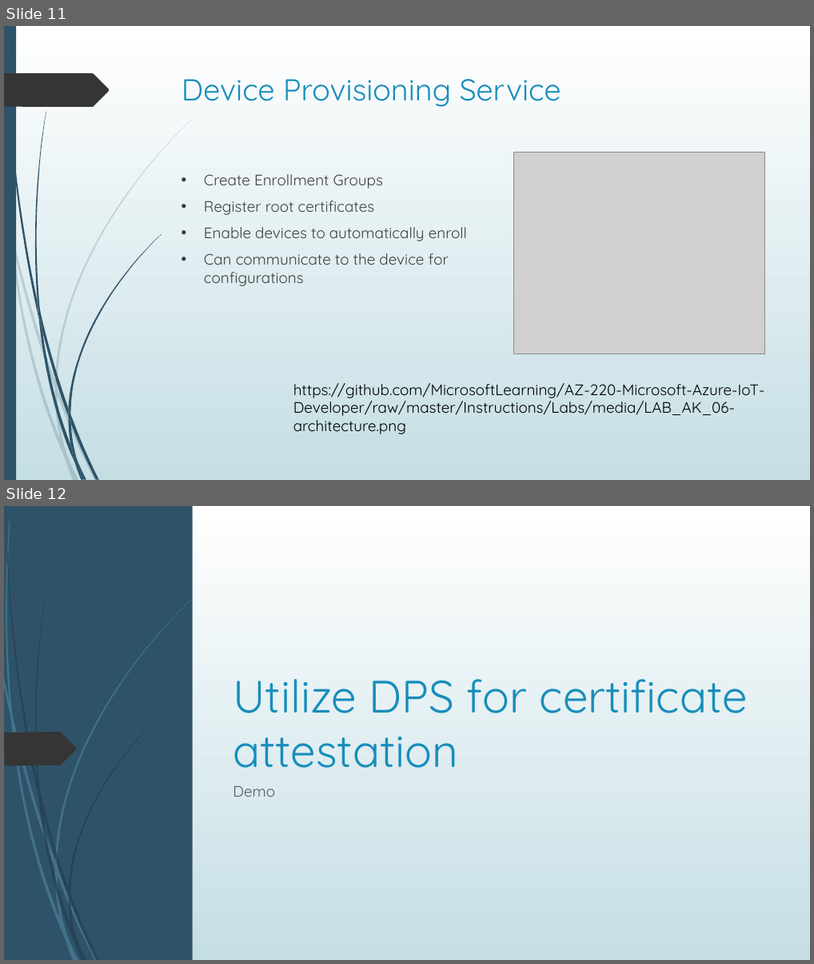
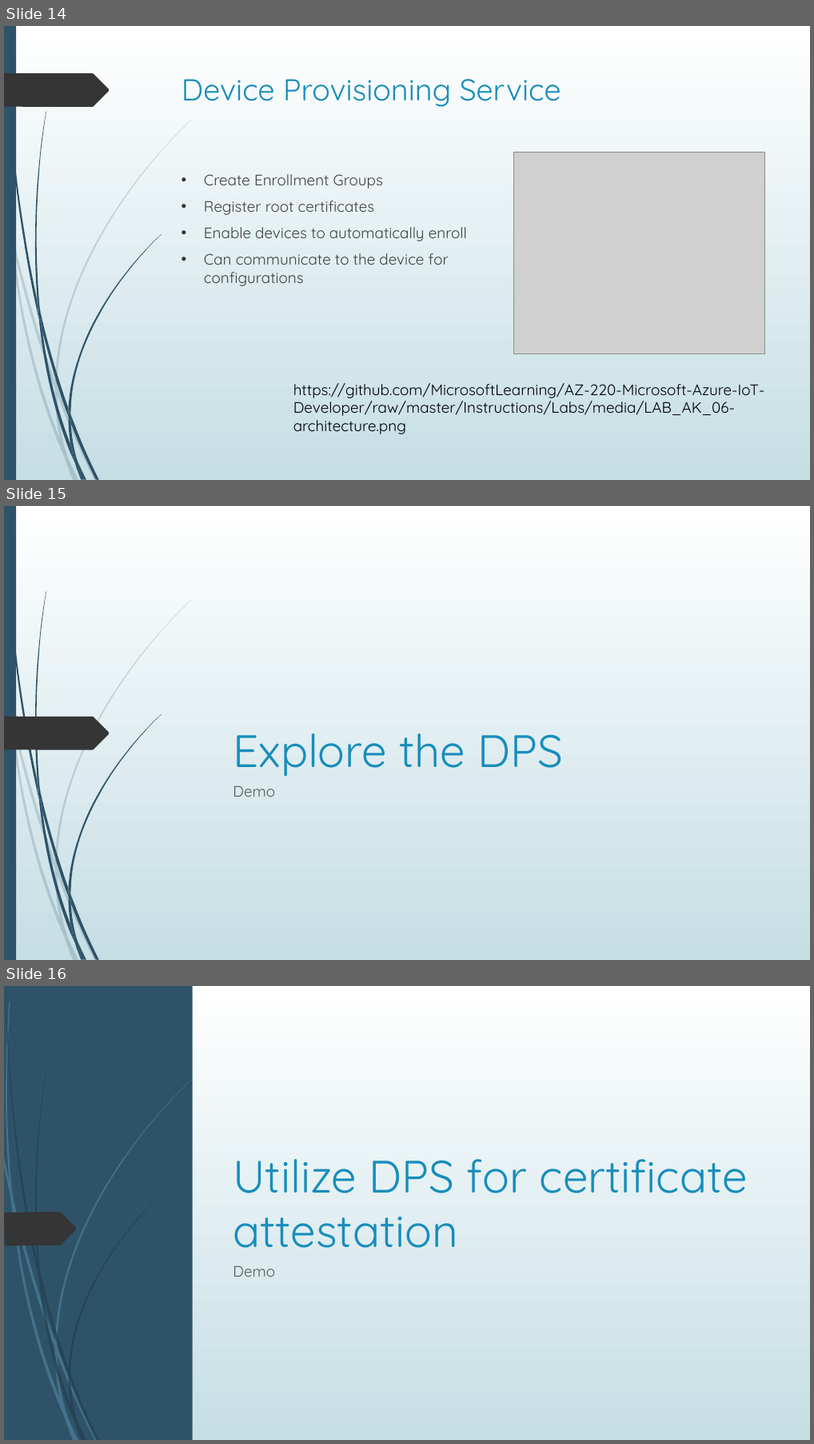
Before and after one commit to blgorman/IntroToIoT, a slide deck: IntroductionToIoT.pptx. Shown one above the other, each under a label of ours: slides 11 and 12 before the commit, slides 14, 15 and 16 after it. The pictures are 814x964 and 814x1444 pixels, drawn with LibreOffice and Linux fonts; fonts in the diff are those of the drawing; grey boxes stand for pictures. Boxes give left, top, right and bottom in pixels: in the first picture for what was removed or moved away, otherwise in the second. Text is boxed around its words. In the diff, an @@ line names an element or a change of style, - is before the commit and + after.

```diff
--- a/IntroductionToIoT.pptx
+++ b/IntroductionToIoT.pptx
@@ slide 15 added at bbox=[4, 506, 810, 960], background gradient #FFFFFF to #C5DEE5; not listed: 24 template elements that a slide beside it also shows @@
@@ title added at bbox=[233, 733, 562, 776], 54 pt, text #178DBB @@
+Explore the DPS
@@ text added at bbox=[233, 786, 275, 796], 18 pt, text #595959 @@
+Demo
@@ what was slide 11 is now slide 14 @@
@@ what was slide 12 is now slide 16 @@
```
Also in this commit, not shown: 2 slides changed, 6 other slides added.
